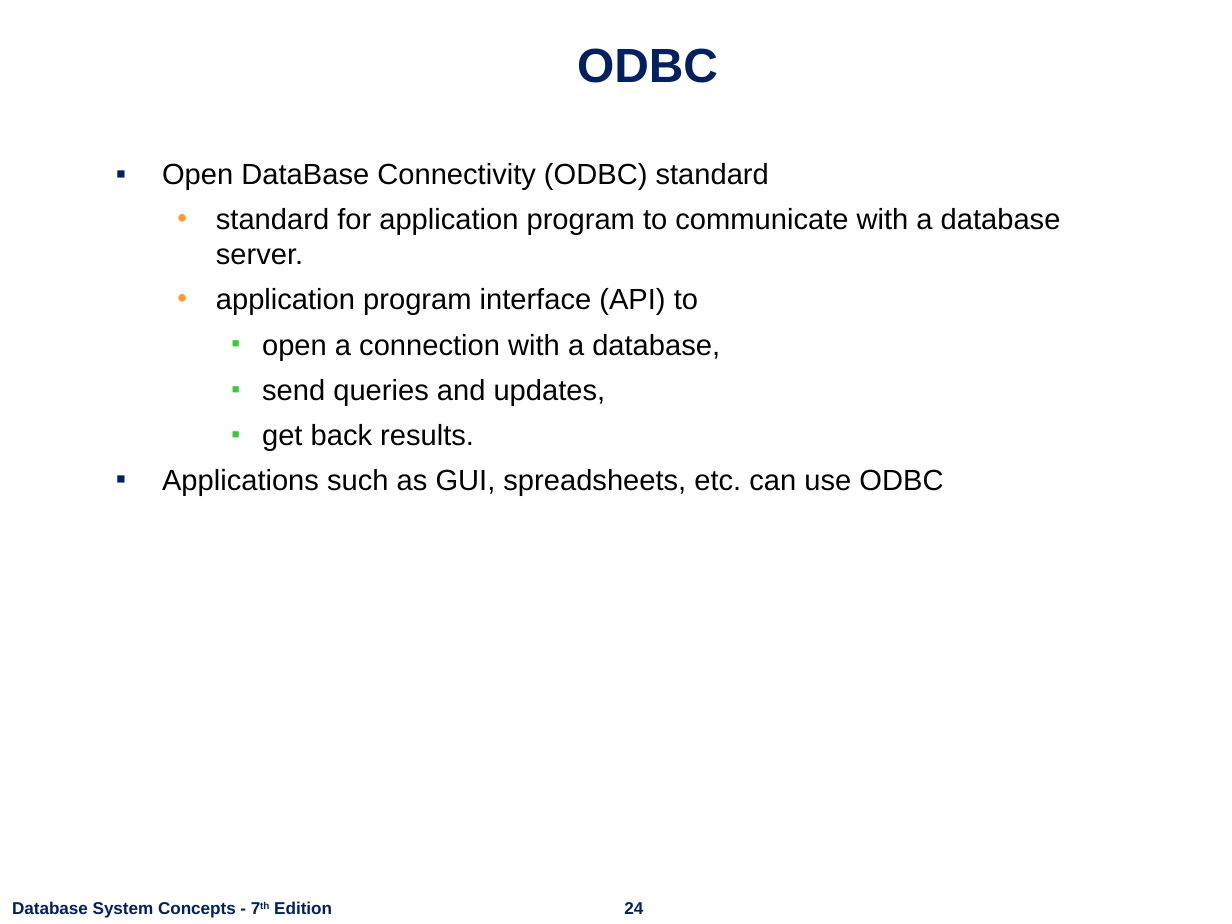
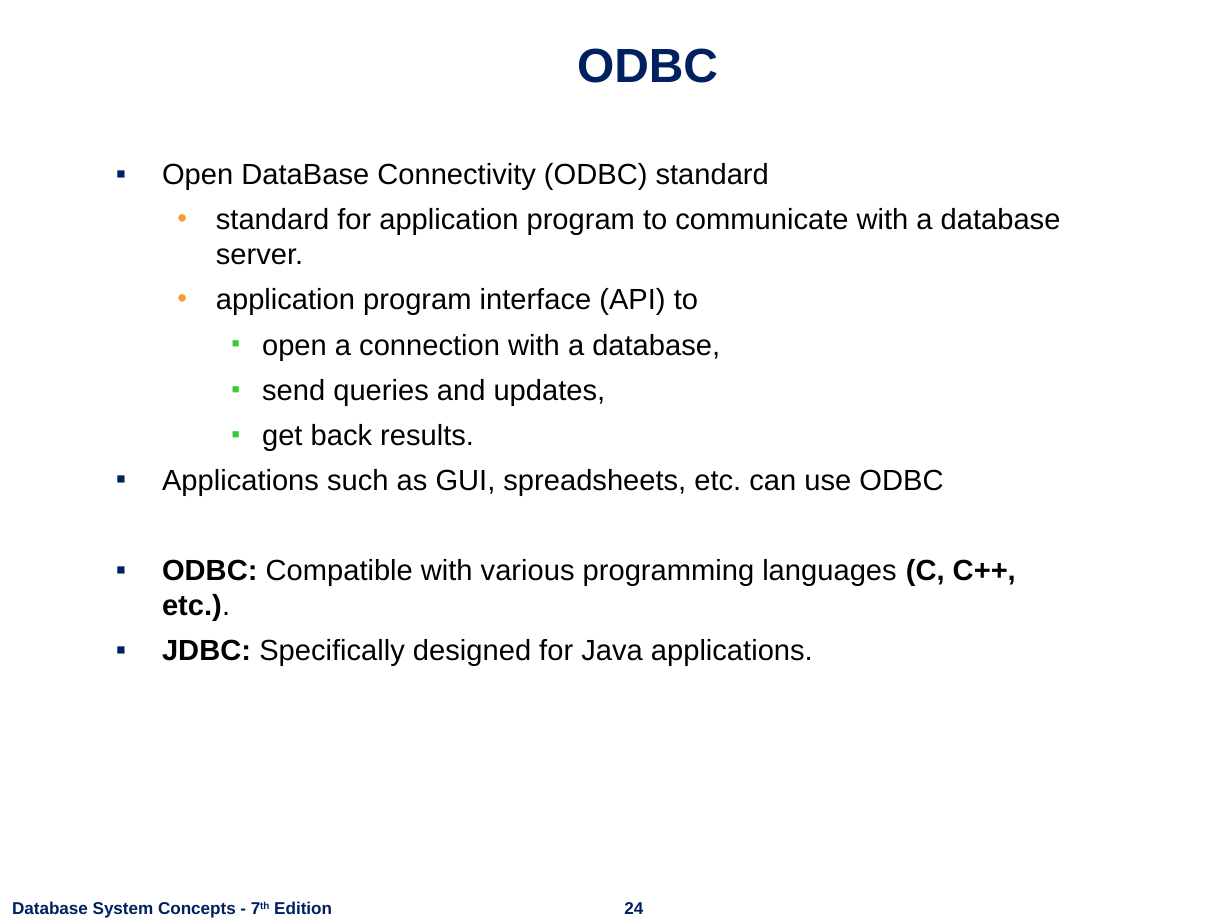
Before and after one commit to nashurgessa/DB-practices, a slide deck: slide 24 of Slides/L18-24 Advanced SQL.pptx. Drawn at 1232x924 pixels with LibreOffice and Linux fonts; fonts in the diff are those of the drawing; background and template pictures are left out. Boxes give left, top, right and bottom in pixels: in the first picture for what was removed or moved away, otherwise in the second. Text is boxed around its words. In the diff, an @@ line names an element or a change of style, - is before the commit and + after.

```diff
--- a/Slides/L18-24 Advanced SQL.pptx
+++ b/Slides/L18-24 Advanced SQL.pptx
@@ text at [162,559,1016,665]: paragraphs added @@
+▪ ODBC: Compatible with various programming languages (C, C++, etc.).
+▪ JDBC: Specifically designed for Java applications.
```
Also in this commit, not shown: 8 other slides changed, 11 slides added, 13 slides removed, 2 other files.
